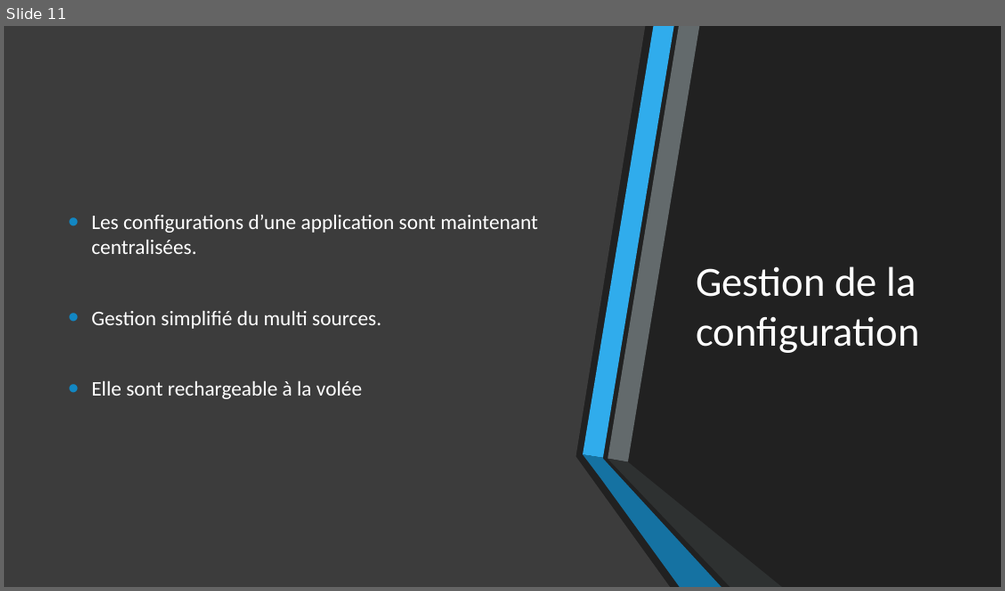
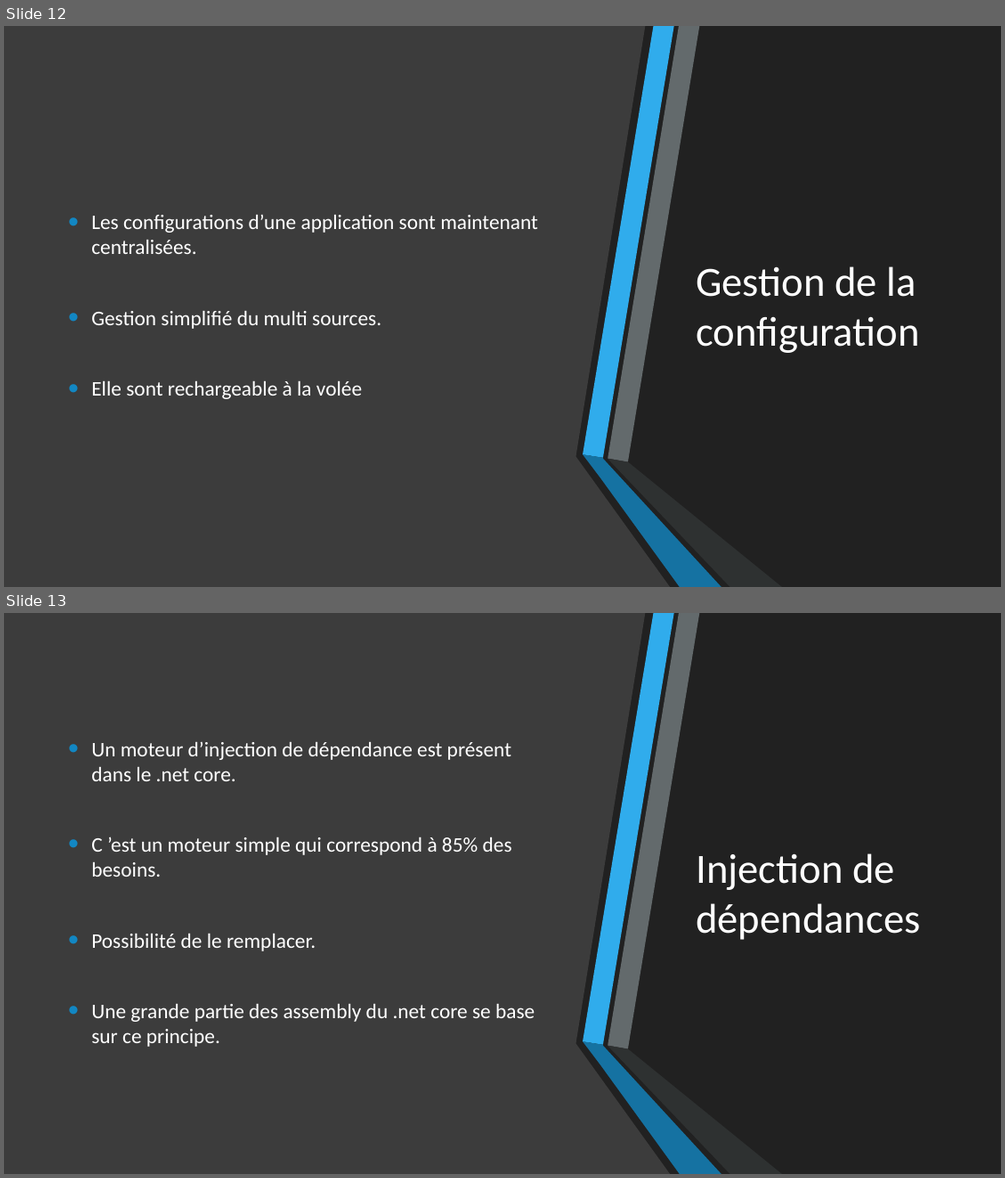
Before and after one commit to 74nu5/Meetup-MUG.net-05-02-2019, a slide deck: Présentation.pptx. Shown one above the other, each under a label of ours: slide 11 before the commit, slides 12 and 13 after it. The pictures are 1005x591 and 1005x1178 pixels, drawn with LibreOffice and Linux fonts; fonts in the diff are those of the drawing. Boxes give left, top, right and bottom in pixels: in the first picture for what was removed or moved away, otherwise in the second. Text is boxed around its words. In the diff, an @@ line names an element or a change of style, - is before the commit and + after.

```diff
--- a/Présentation.pptx
+++ b/Présentation.pptx
@@ slide 13 added at (4, 613, 1001, 1174), background #212121; not listed: 6 template elements that a slide beside it also shows @@
@@ rectangle added at (4, 613, 1001, 1174), fill #212121 @@
@@ freeform shape added at (4, 613, 671, 1174), fill #404040 at 90% opacity @@
@@ freeform shape added at (582, 613, 674, 1045), fill #30ACEC @@
@@ freeform shape added at (607, 613, 699, 1049), fill #636A6C @@
@@ text added at (91, 742, 534, 1046), 20 pt, text #FFFFFF @@
+• Un moteur d’injection de dépendance est présent dans le .net core.
+• C ’est un moteur simple qui correspond à 85% des besoins.
+• Possibilité de le remplacer.
+• Une grande partie des assembly du .net core se base sur ce principe.
@@ title added at (696, 853, 920, 940), 40 pt, text #FFFFFF @@
+Injection de dépendances
@@ freeform shape added at (582, 1041, 721, 1174), fill #1287C3 at 80% opacity @@
@@ freeform shape added at (607, 1046, 782, 1174), fill #323536 at 80% opacity @@
@@ what was slide 11 is now slide 12 @@
```
Also in this commit, not shown: 1 slide changed, 10 other slides added.
